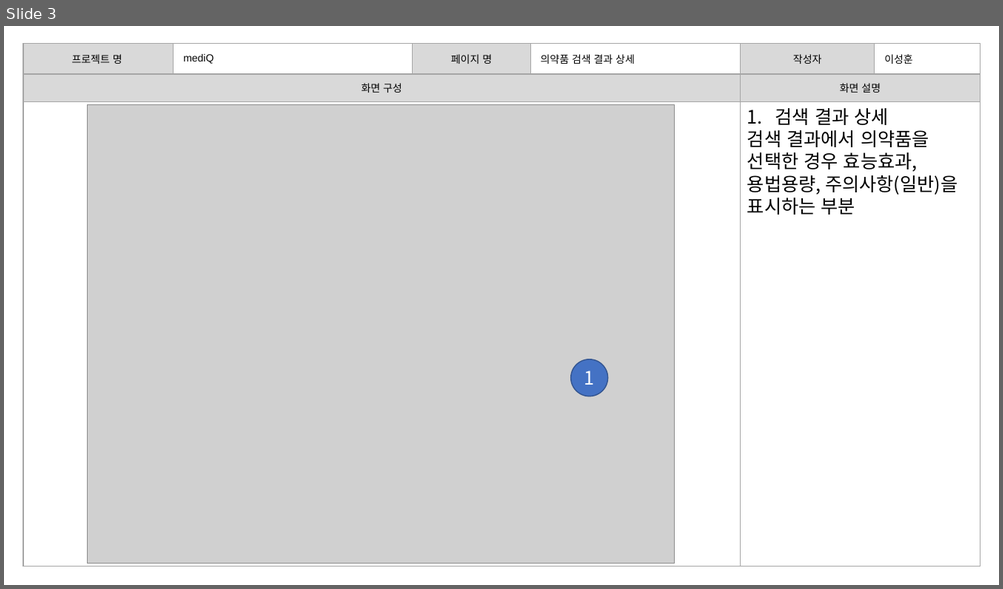
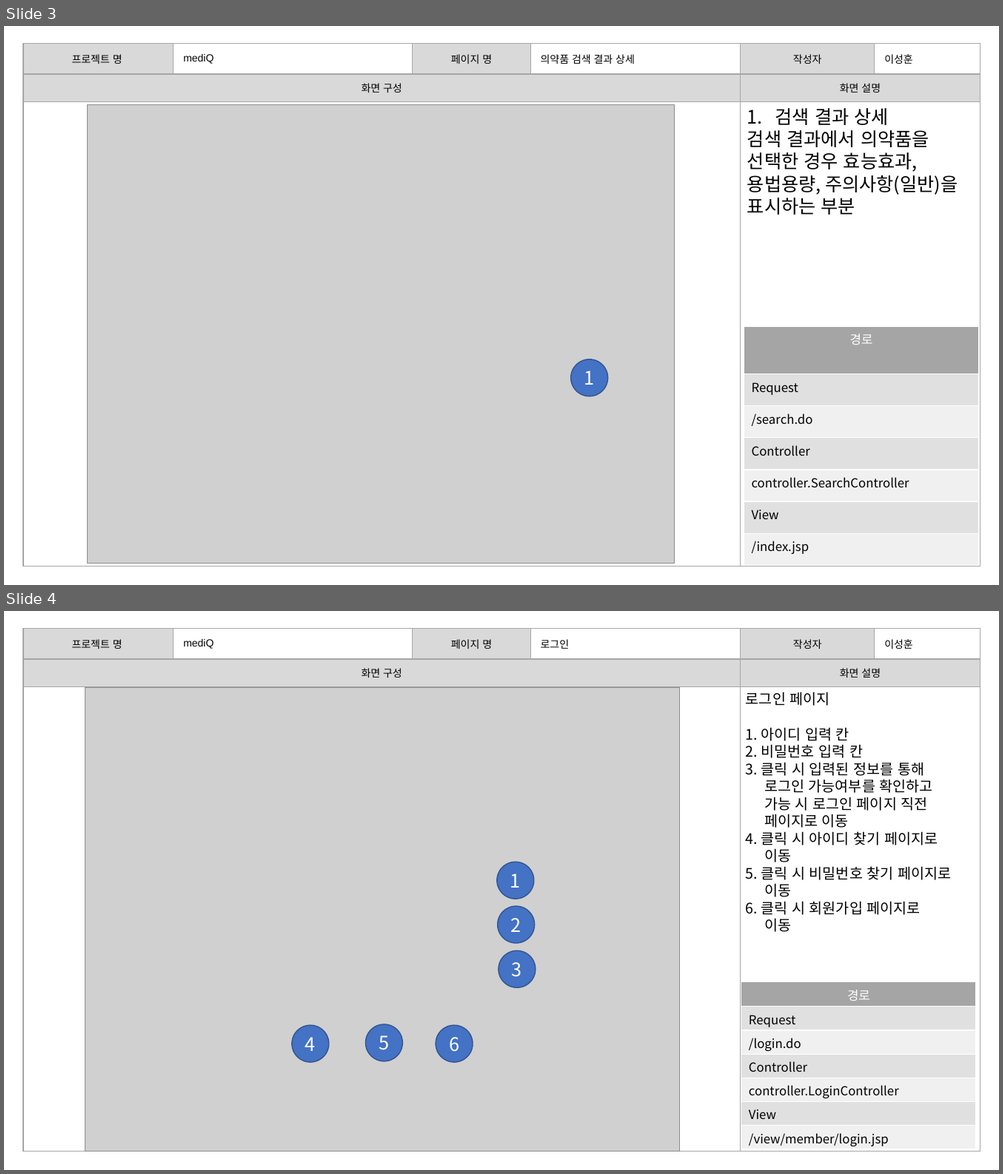
Before and after one commit to burnyst/mediQ, a slide deck: doc/이성훈/[06] 스토리보드.pptx. Shown one above the other, each under a label of ours: slide 3 before the commit, slides 3 and 4 after it. The pictures are 1003x589 and 1003x1174 pixels, drawn with LibreOffice and Linux fonts; fonts in the diff are those of the drawing; grey boxes stand for pictures. Boxes give left, top, right and bottom in pixels: in the first picture for what was removed or moved away, otherwise in the second. Text is boxed around its words. In the diff, an @@ line names an element or a change of style, - is before the commit and + after.

Commit message:
Update [06] 스토리보드.pptx
추가 작업 내용 반영.
경로 입력.

```diff
--- a/doc/이성훈/[06] 스토리보드.pptx
+++ b/doc/이성훈/[06] 스토리보드.pptx
@@ slide 4 added at <box>4,611,999,1170</box>, background #FFFFFF @@
@@ table added at <box>23,628,980,681</box>, 1 rows, 6 columns @@
+프로젝트 명 | mediQ | 페이지 명 | 로그인 | 작성자 | 이성훈
@@ table added at <box>23,660,981,1152</box>, 2 rows, 2 columns @@
+화면 구성 | 화면 설명
+ | 
@@ picture added at <box>85,687,680,1151</box> @@
@@ text added at <box>745,692,950,932</box>, 14 pt, text #000000 @@
+로그인 페이지
+1. 아이디 입력 칸
+2. 비밀번호 입력 칸
+3. 클릭 시 입력된 정보를 통해
+로그인 가능여부를 확인하고
+가능 시 로그인 페이지 직전
+페이지로 이동
+4. 클릭 시 아이디 찾기 페이지로
+이동
+5. 클릭 시 비밀번호 찾기 페이지로
+이동
+6. 클릭 시 회원가입 페이지로
+이동
@@ ellipse added at <box>497,863,535,900</box>, fill #4472C4, outline #325491 1 pt, 18 pt, text #FFFFFF @@
+1
@@ ellipse added at <box>497,906,535,944</box>, fill #4472C4, outline #325491 1 pt, 18 pt, text #FFFFFF @@
+2
@@ ellipse added at <box>498,951,536,988</box>, fill #4472C4, outline #325491 1 pt, 18 pt, text #FFFFFF @@
+3
@@ table added at <box>741,982,976,1150</box>, 7 rows, 1 columns @@
+경로
+Request
+/login.do
+Controller
+controller.LoginController
+View
+/view/member/login.jsp
@@ ellipse added at <box>292,1026,330,1063</box>, fill #4472C4, outline #325491 1 pt, 18 pt, text #FFFFFF @@
+4
@@ ellipse added at <box>366,1025,403,1062</box>, fill #4472C4, outline #325491 1 pt, 18 pt, text #FFFFFF @@
+5
@@ ellipse added at <box>435,1026,472,1063</box>, fill #4472C4, outline #325491 1 pt, 18 pt, text #FFFFFF @@
+6
@@ slide 3 changed as well @@
@@ table added at <box>744,326,979,566</box>, 7 rows, 1 columns @@
+경로
+Request
+/search.do
+Controller
+controller.SearchController
+View
+/index.jsp
```
Also in this commit, not shown: 2 other slides changed, 7 other slides added.
